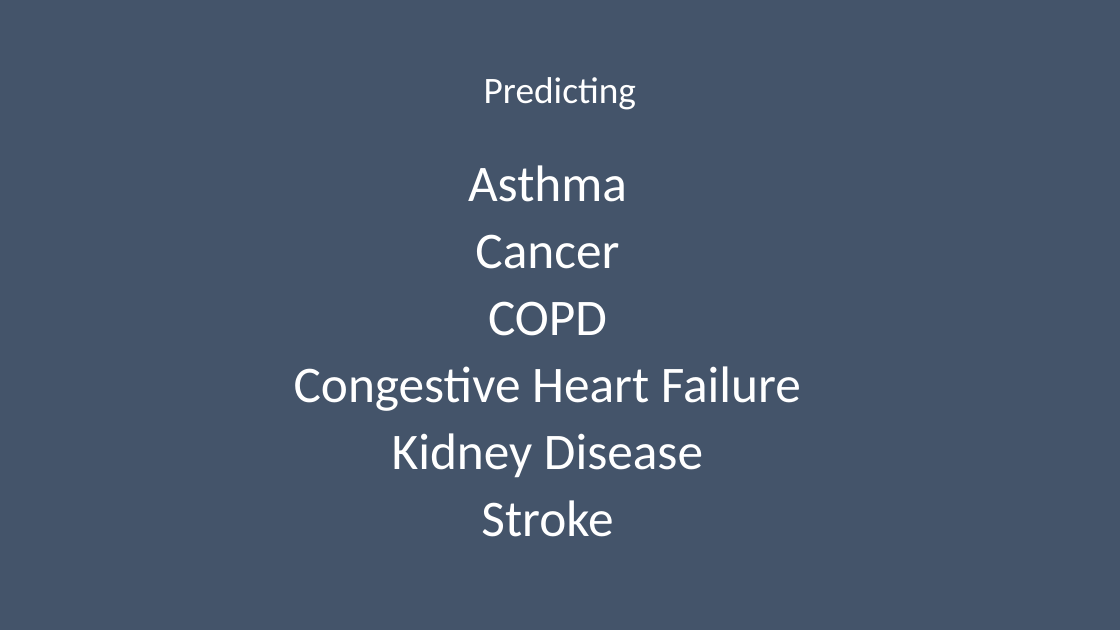
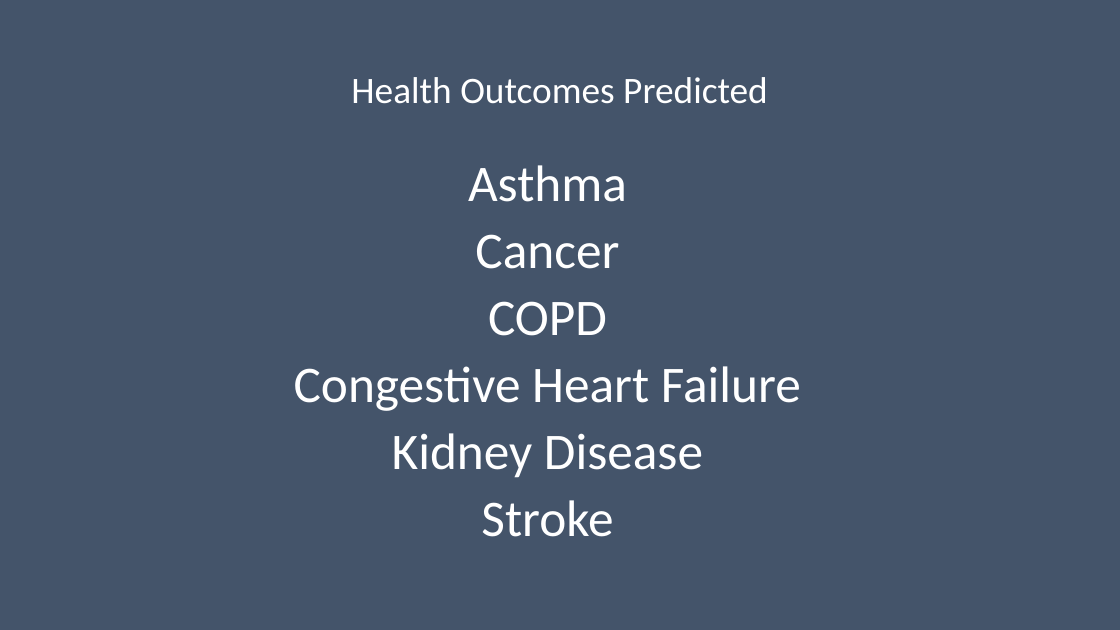
Before and after one commit to keb101/Image-Classification-Indian-Clothing, a slide deck: slide 2 of Capstone_Two/reports/Capstone_Two_Slides.pptx. Drawn at 1120x630 pixels with LibreOffice and Linux fonts; fonts in the diff are those of the drawing. Boxes give left, top, right and bottom in pixels: in the first picture for what was removed or moved away, otherwise in the second. Text is boxed around its words. In the diff, an @@ line names an element or a change of style, - is before the commit and + after.

```diff
--- a/Capstone_Two/reports/Capstone_Two_Slides.pptx
+++ b/Capstone_Two/reports/Capstone_Two_Slides.pptx
@@ title at bbox=[351, 77, 768, 104]: text changed @@
-Predicting
+Health Outcomes Predicted
```
Also in this commit, not shown: 4 other slides changed, 1 slide removed.
